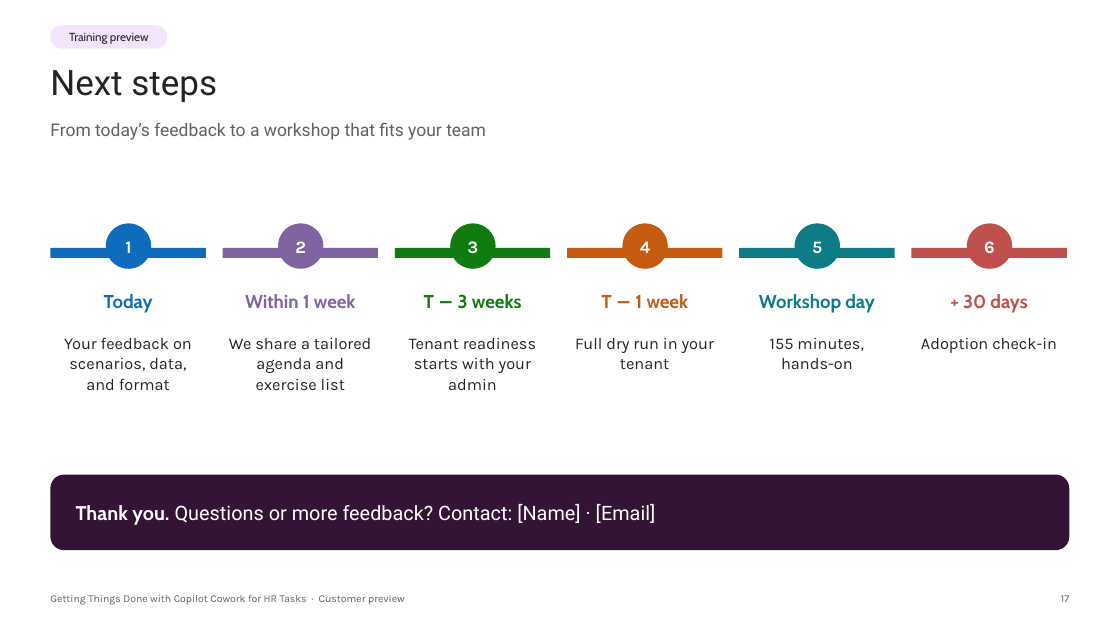
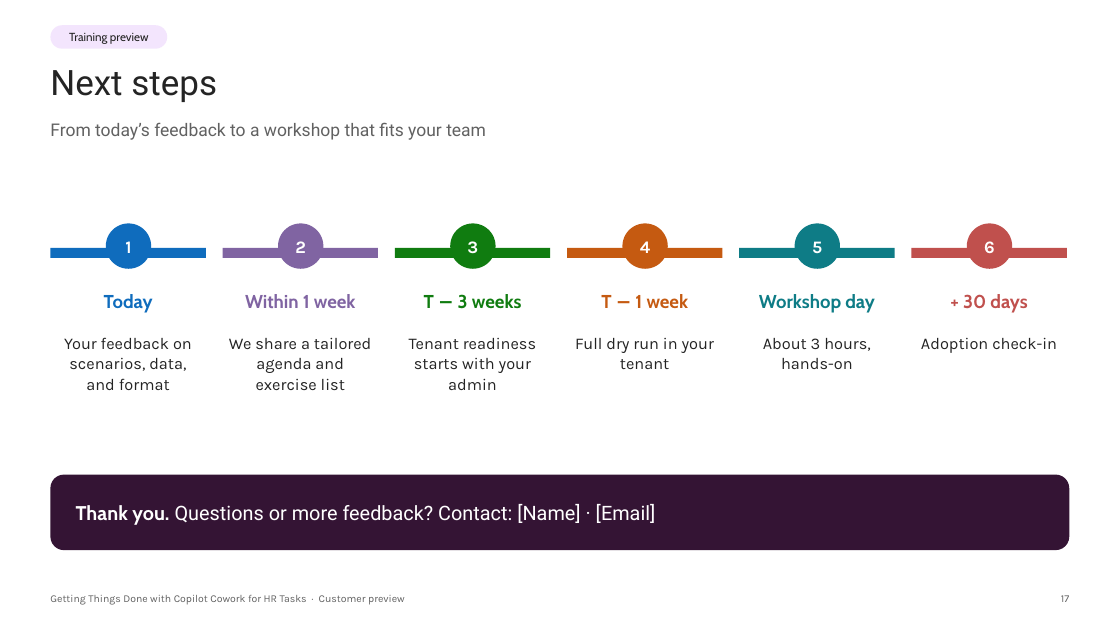
Before and after one commit to ragage/ai_hr_cowork_workshop, a slide deck: slide 17 of instructor/customer-preview-deck.pptx. Drawn at 1120x630 pixels with LibreOffice and Linux fonts; fonts in the diff are those of the drawing; background and template pictures are left out. Boxes give left, top, right and bottom in pixels: in the first picture for what was removed or moved away, otherwise in the second. Text is boxed around its words. In the diff, an @@ line names an element or a change of style, - is before the commit and + after.

```diff
--- a/instructor/customer-preview-deck.pptx
+++ b/instructor/customer-preview-deck.pptx
@@ text at [763,338,871,369]: text changed @@
-155 minutes, hands-on
+About 3 hours, hands-on
```
Also in this commit, not shown: 3 other slides changed, 10 other files.
